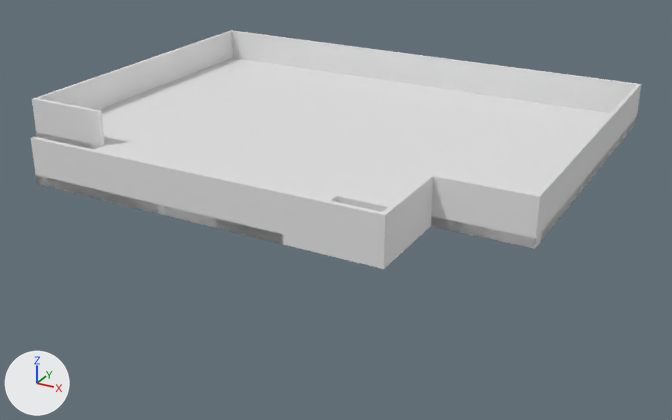
What one commit did to the Blender file Assets/Danny/Imports/Blender/Rooms/Conservatory/ConservatoryModel.blend.
Rendered twice from a camera (50 mm lens) standing at (2.54, -6.87, 3.53) and looking at (-1.82, 1.07, -0.43). The axes (+X, +Y, +Z) are drawn at lower left. The lights are the same throughout.

The older version as bpy lines, for what is in view:
```python
me_conservatoryfloor = bpy.data.meshes.new('ConservatoryFloor')
me_conservatoryfloor.from_pydata(...)  # 16 vertices, 10 faces; spans x -5.5..0.5, y -0.5..4.5, z -0.1..0.0
me_conservatoryfloor.materials.append(mat_floor)  # white #e7e7e7
me_conservatorywalls = bpy.data.meshes.new('ConservatoryWalls')
me_conservatorywalls.from_pydata(...)  # 1778 vertices, 1776 faces; spans x -5.5..0.5, y -0.5..4.5, z -0.1..0.4
me_conservatorywalls.materials.append(mat_walls)  # white #e7e7e7
ob_conservatoryfloor = bpy.data.objects.new('ConservatoryFloor', me_conservatoryfloor)
ob_conservatoryfloor.location = (0.0, 0.0, 0.0)
ob_conservatorywalls = bpy.data.objects.new('ConservatoryWalls', me_conservatorywalls)
ob_conservatorywalls.location = (0.0, 0.0, 0.0)
```
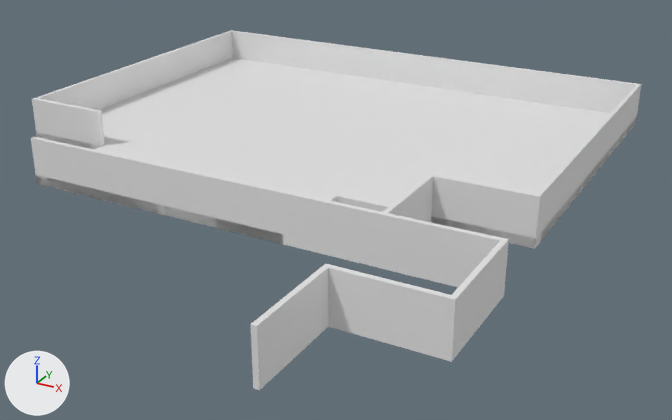
What the commit changed:
Mesh me_exteriorwalls is new.
It has 70 vertices, 68 faces and spans x -0.5..0.55, y -2.5..-0.45, z -0.1..0.4.
It uses material mat_walls (white #e7e7e7).
Object 'ExteriorWalls' (ob_exteriorwalls) is new; it shows me_exteriorwalls.
Its location is (0.0, 0.0, 0.0).

Changed parts and their boxes [x1, y1, x2, y2] in the pictures (672 x 420 px):
'ExteriorWalls', added: after [250, 213, 509, 390]
